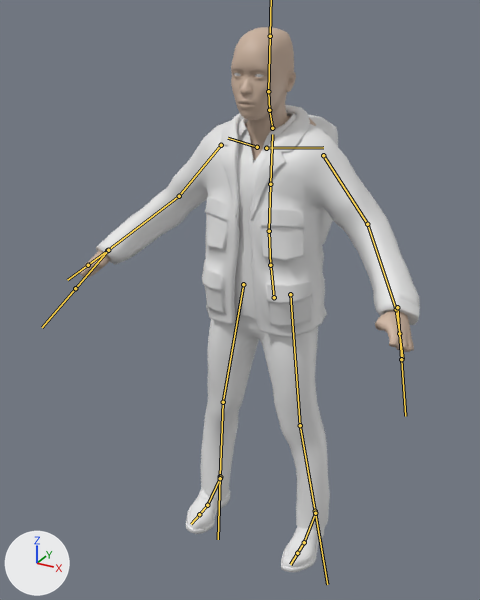
Renders of the FBX model Assets/blackwhite-side-scroller/hero.fbx from each side of a commit.
One viewpoint serves both versions: a camera (50 mm lens) standing at (0.915, -1.862, 1.825) and looking at (-0.017, -0.167, 0.978). The axes (+X, +Y, +Z) are drawn at lower left. The lights are the same throughout. The bones that bend it are drawn over the model as lines.

Objects in the first picture: 'makehuman_character-base'.
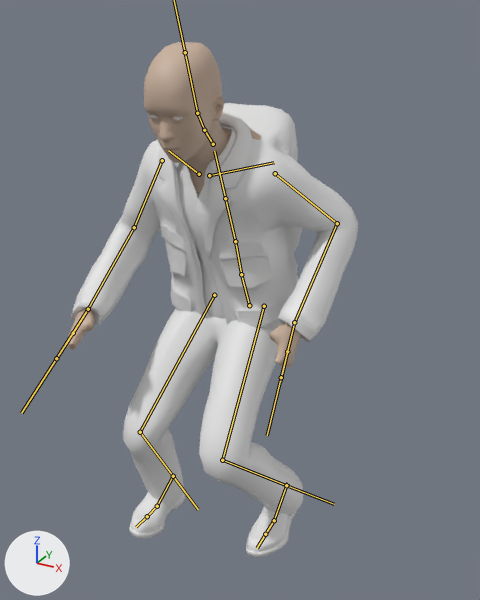
The newer file adds an action. The first version stands in its rest pose; the second is drawn at frame 8 of the action 'metarig|ClimbVeryLow'.

Boxes [x1, y1, x2, y2] around the edits, measured in the pictures (480 x 600 px):
'makehuman_character-base', posed (14% narrower): before [79, 27, 420, 572]; after [66, 42, 358, 557]
bone 'spine', root to tip: before (274, 297) to (271, 267); after (249, 305) to (242, 277)
bone 'spine.001', root to tip: before (270, 265) to (269, 231); after (241, 274) to (235, 241)
bone 'spine.002', root to tip: before (269, 231) to (270, 184); after (235, 241) to (225, 198)
bone 'head', root to tip: before (268, 91) to (270, 36); after (197, 113) to (185, 52)
bone 'upper_arm.L', root to tip: before (323, 155) to (367, 224); after (275, 173) to (337, 223)
bone 'forearm.L', root to tip: before (367, 224) to (396, 309); after (337, 223) to (294, 322)
bone 'hand.L', root to tip: before (396, 309) to (399, 333); after (294, 322) to (287, 351)
bone 'upper_arm.R', root to tip: before (221, 145) to (179, 196); after (162, 160) to (134, 227)
bone 'forearm.R', root to tip: before (179, 196) to (107, 250); after (134, 227) to (88, 309)
bone 'hand.R', root to tip: before (107, 250) to (88, 265); after (88, 309) to (73, 333)
bone 'thigh.L', root to tip: before (290, 294) to (300, 425); after (264, 306) to (222, 460)
bone 'shin.L', root to tip: before (300, 425) to (315, 511); after (222, 460) to (286, 485)
bone 'thigh.R', root to tip: before (243, 284) to (223, 402); after (214, 295) to (140, 432)
bone 'shin.R', root to tip: before (223, 402) to (220, 476); after (140, 432) to (173, 476)
bone 'foot.R.IK', root to tip: before (220, 477) to (222, 476); after (173, 476) to (174, 474)
bone 'foot.R', root to tip: before (220, 478) to (207, 505); after (173, 476) to (157, 506)
bone 'hand.L.IK', root to tip: before (397, 307) to (401, 359); after (294, 322) to (281, 377)
bone 'foot.L.IK', root to tip: before (315, 513) to (316, 511); after (286, 485) to (288, 483)

The change, as a list of edits to the scene's bpy script:
```text
Change bone_spine:
    where bone_spine = bpy.data.objects['metarig'].pose.bones['spine']
    bone_spine.location: (0.0, 0.0, 0.0) -> (0.0, 0.087, 0.167)
    bone_spine.rotation_quaternion: (1.0, 0.0, 0.0, 0.0) -> (0.997, 0.077, 0.0, 0.0)  # degrees (0, 0, 0) -> degrees (9, 0, 0)
Change bone_spine_001:
    where bone_spine_001 = bpy.data.objects['metarig'].pose.bones['spine.001']  # child of 'spine'
    bone_spine_001.rotation_quaternion: (1.0, 0.0, 0.0, 0.0) -> (1.0, 0.012, 0.0, 0.0)  # degrees (0, 0, 0) -> degrees (1, 0, 0)
Change bone_spine_002:
    where bone_spine_002 = bpy.data.objects['metarig'].pose.bones['spine.002']  # child of 'spine.001'
    bone_spine_002.rotation_quaternion: (1.0, 0.0, 0.0, 0.0) -> (0.994, 0.113, 0.0, 0.0)  # degrees (0, 0, 0) -> degrees (13, 0, 0)
Change bone_head:
    where bone_head = bpy.data.objects['metarig'].pose.bones['head']  # child of 'spine.005'
    bone_head.rotation_quaternion: (1.0, 0.0, 0.0, 0.0) -> (0.999, -0.033, 0.0, 0.0)  # degrees (0, 0, 0) -> degrees (-4, 0, 0)
Change bone_upper_arm_l:
    where bone_upper_arm_l = bpy.data.objects['metarig'].pose.bones['upper_arm.L']  # child of 'shoulder.L'
    bone_upper_arm_l.rotation_quaternion: (1.0, 0.0, 0.0, 0.0) -> (0.974, -0.182, 0.079, -0.105)  # degrees (0, 0, 0) -> degrees (-22, 7, -14)
Change bone_forearm_l:
    where bone_forearm_l = bpy.data.objects['metarig'].pose.bones['forearm.L']  # child of 'upper_arm.L'
    bone_forearm_l.rotation_quaternion: (1.0, 0.0, 0.0, 0.0) -> (0.889, 0.439, -0.018, -0.129)  # degrees (0, 0, 0) -> degrees (52, 5, -14)
Change bone_hand_l:
    where bone_hand_l = bpy.data.objects['metarig'].pose.bones['hand.L']  # child of 'forearm.L'
    bone_hand_l.rotation_quaternion: (1.0, 0.0, 0.0, 0.0) -> (0.965, -0.154, -0.192, 0.086)  # degrees (0, 0, 0) -> degrees (-21, -20, 14)
Change bone_upper_arm_r:
    where bone_upper_arm_r = bpy.data.objects['metarig'].pose.bones['upper_arm.R']  # child of 'shoulder.R'
    bone_upper_arm_r.rotation_quaternion: (1.0, 0.0, 0.0, 0.0) -> (0.986, 0.145, -0.039, 0.071)  # degrees (0, 0, 0) -> degrees (16, -6, 7)
Change bone_forearm_r:
    where bone_forearm_r = bpy.data.objects['metarig'].pose.bones['forearm.R']  # child of 'upper_arm.R'
    bone_forearm_r.rotation_quaternion: (1.0, 0.0, 0.0, 0.0) -> (0.97, 0.236, -0.002, 0.056)  # degrees (0, 0, 0) -> degrees (27, -2, 6)
Change bone_hand_r:
    where bone_hand_r = bpy.data.objects['metarig'].pose.bones['hand.R']  # child of 'forearm.R'
    bone_hand_r.rotation_quaternion: (1.0, 0.0, 0.0, 0.0) -> (0.992, -0.129, -0.005, 0.0)  # degrees (0, 0, 0) -> degrees (-15, -1, 0)
Change bone_thigh_l:
    where bone_thigh_l = bpy.data.objects['metarig'].pose.bones['thigh.L']  # child of 'spine'
    bone_thigh_l.rotation_quaternion: (1.0, 0.0, 0.0, 0.0) -> (0.895, -0.446, 0.012, -0.023)  # degrees (0, 0, 0) -> degrees (-53, 0, -3)
Change bone_shin_l:
    where bone_shin_l = bpy.data.objects['metarig'].pose.bones['shin.L']  # child of 'thigh.L'
    bone_shin_l.rotation_quaternion: (1.0, 0.0, 0.0, 0.0) -> (0.751, 0.661, -0.006, 0.002)  # degrees (0, 0, 0) -> degrees (83, -1, 0)
Change bone_thigh_r:
    where bone_thigh_r = bpy.data.objects['metarig'].pose.bones['thigh.R']  # child of 'spine'
    bone_thigh_r.rotation_quaternion: (1.0, 0.0, 0.0, 0.0) -> (0.91, -0.414, -0.003, 0.03)  # degrees (0, 0, 0) -> degrees (-49, 1, 3)
Change bone_shin_r:
    where bone_shin_r = bpy.data.objects['metarig'].pose.bones['shin.R']  # child of 'thigh.R'
    bone_shin_r.rotation_quaternion: (1.0, 0.0, 0.0, 0.0) -> (0.842, 0.538, 0.002, -0.039)  # degrees (0, 0, 0) -> degrees (65, 3, -4)
Change bone_foot_r_ik:
    where bone_foot_r_ik = bpy.data.objects['metarig'].pose.bones['foot.R.IK']
    bone_foot_r_ik.location: (0.0, 0.0, 0.0) -> (0.0, -0.326, 0.232)
    bone_foot_r_ik.rotation_quaternion: (1.0, 0.0, 0.0, 0.0) -> (1.0, -0.021, 0.0, 0.0)  # degrees (0, 0, 0) -> degrees (-2, 0, 0)
Change bone_foot_r:
    where bone_foot_r = bpy.data.objects['metarig'].pose.bones['foot.R']  # child of 'foot.R.IK'
    bone_foot_r.location: (0.0, 0.0, 0.0) -> (0.004, -0.005, -0.008)
Change bone_hand_l_ik:
    where bone_hand_l_ik = bpy.data.objects['metarig'].pose.bones['hand.L.IK']
    bone_hand_l_ik.location: (0.0, 0.0, 0.0) -> (0.21, 0.062, 0.181)
    bone_hand_l_ik.rotation_quaternion: (1.0, 0.0, 0.0, 0.0) -> (0.991, -0.001, 0.005, -0.134)  # degrees (0, 0, 0) -> degrees (0, 1, -15)
Change bone_foot_l_ik:
    where bone_foot_l_ik = bpy.data.objects['metarig'].pose.bones['foot.L.IK']
    bone_foot_l_ik.location: (0.0, 0.0, 0.0) -> (0.0, -0.272, 0.332)
    bone_foot_l_ik.rotation_quaternion: (1.0, 0.0, 0.0, 0.0) -> (0.997, 0.077, 0.0, 0.0)  # degrees (0, 0, 0) -> degrees (9, 0, 0)
```
